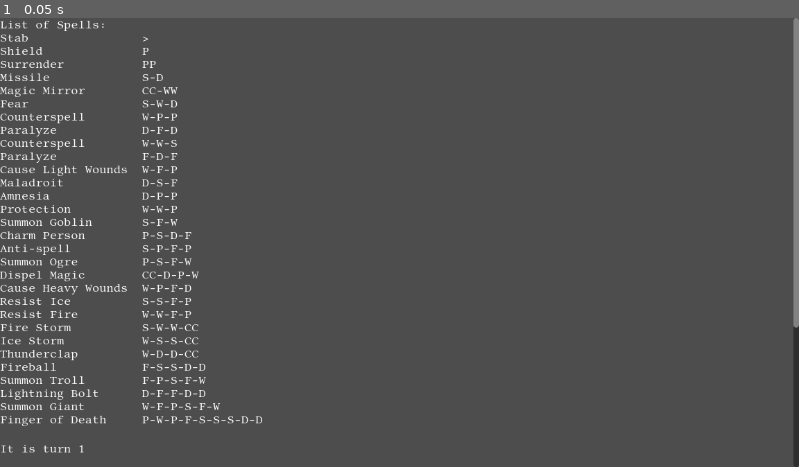
Above: before the commit, frame 1.
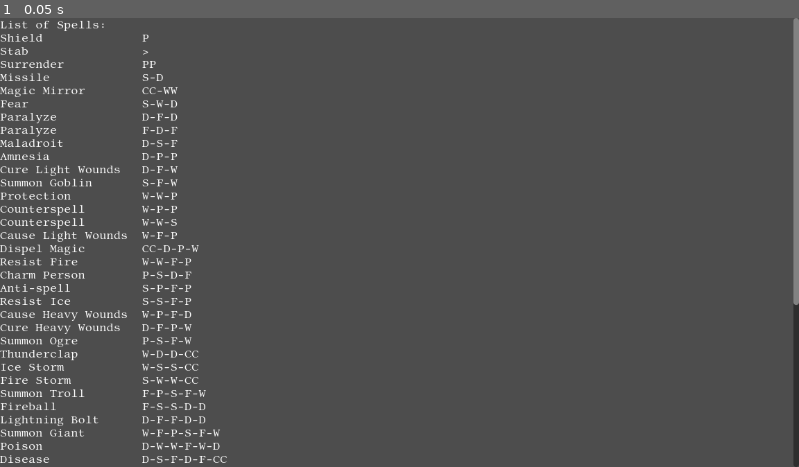
Above: after the commit, the same moment.

Repository: snhumphr/Wizard-Duels
Game: Godot game, scene res://game.tscn
Same seed, same stepped clock (60 frames per second), same inputs: the game is played once before the commit and once after it. This scene is started directly instead of the project's main scene.
Inputs:
- Up to frame 1 (0.05 s): no input

The runs differ from the first frame. In frame 1, 3.1% of the frame differs, in the area x 0-100%, y 3-100%.

Commit message:
Implements healing spells, as well as disease and poison

Diff:
--- a/Game.gd
+++ b/Game.gd
@@ -239,6 +239,9 @@
 					if not effect[0].permanent:
 						effect[1] -= 1
 						if effect[1] <= 0:
+							if effect[0].fatal:
+								turnLogQueue.append(entityArray[i].name + " succumbs to " + effect[0].name.to_lower() + "!")
+								entityArray[i].dead = 2
 							removeEffectList.append(effect[0].name)
 
 				for effect_name in removeEffectList:
@@ -500,6 +503,12 @@
 						var spellCheck = checkSpellInterference(spell, t)
 						if spellCheck == "":
 							turnLogQueue.append(t.name + " is healed for " + str(spell.intensity) + " damage.")
+							var cureList = []
+							for effect in t.effects:
+								if effect[0].curable != 0 and spell.intensity >= effect[0].curable:
+									cureList.append(effect[0].name)
+							for item in cureList:
+								t.removeEffect(item)
 							t.take_damage(spell.intensity * -1)
 						else:
 							turnLogQueue.append(spellCheck)
--- /dev/null
+++ b/resources/effects/disease.tres
@@ -0,0 +1,32 @@
+[gd_resource type="Resource" script_class="Effect" load_steps=2 format=3 uid="uid://xb0kgd4chphj"]
+
+[ext_resource type="Script" path="res://effect.gd" id="1_bt2hc"]
+
+[resource]
+script = ExtResource("1_bt2hc")
+name = "Disease"
+caster_id = -1
+is_silent = false
+permanent = false
+stackable = false
+hand = ""
+gesture = ""
+shield = false
+counterspell = false
+reflect = false
+fire_res = false
+cold_res = false
+invisibility = false
+surrender = false
+fatal = true
+curable = 2
+hex = false
+dispellable = true
+unstable = false
+anti_spell = false
+charm_person = false
+charm_monster = false
+fear = false
+paralysis = false
+maladroit = false
+amnesia = false
--- /dev/null
+++ b/resources/effects/poison.tres
@@ -0,0 +1,32 @@
+[gd_resource type="Resource" script_class="Effect" load_steps=2 format=3 uid="uid://bxinp6p7xxg8e"]
+
+[ext_resource type="Script" path="res://effect.gd" id="1_i4bsr"]
+
+[resource]
+script = ExtResource("1_i4bsr")
+name = "Poison"
+caster_id = -1
+is_silent = false
+permanent = false
+stackable = false
+hand = ""
+gesture = ""
+shield = false
+counterspell = false
+reflect = false
+fire_res = false
+cold_res = false
+invisibility = false
+surrender = false
+fatal = true
+curable = 99
+hex = false
+dispellable = true
+unstable = false
+anti_spell = false
+charm_person = false
+charm_monster = false
+fear = false
+paralysis = false
+maladroit = false
+amnesia = false
--- /dev/null
+++ b/resources/spells/enchantments/debuffs/disease.tres
@@ -0,0 +1,32 @@
+[gd_resource type="Resource" script_class="Spell" load_steps=2 format=3 uid="uid://bklkxsw13lhno"]
+
+[ext_resource type="Script" path="res://spells.gd" id="1_i73gf"]
+
+[resource]
+resource_name = "Shield"
+script = ExtResource("1_i73gf")
+name = "Disease"
+gestures = PackedStringArray("D", "S", "F", "D", "F", "CC")
+id = 0
+is_spell = true
+is_silent = false
+once_per_turn = false
+once_per_wizard = false
+once_per_duel = false
+mandatory = false
+hex = false
+fire_spell = false
+ice_spell = false
+dispellable = true
+counterable = true
+reflectable = true
+targetable = true
+blockable = false
+hostile = true
+requires_target = false
+can_target_corpses = false
+always_targets_self = false
+permanency_valid = false
+effect = 3
+effect_name = "Disease"
+intensity = 6
--- /dev/null
+++ b/resources/spells/enchantments/debuffs/poison.tres
@@ -0,0 +1,32 @@
+[gd_resource type="Resource" script_class="Spell" load_steps=2 format=3 uid="uid://bxwtgpijofkr"]
+
+[ext_resource type="Script" path="res://spells.gd" id="1_yuy4k"]
+
+[resource]
+resource_name = "Shield"
+script = ExtResource("1_yuy4k")
+name = "Poison"
+gestures = PackedStringArray("D", "W", "W", "F", "W", "D")
+id = 0
+is_spell = true
+is_silent = false
+once_per_turn = false
+once_per_wizard = false
+once_per_duel = false
+mandatory = false
+hex = false
+fire_spell = false
+ice_spell = false
+dispellable = true
+counterable = true
+reflectable = true
+targetable = true
+blockable = false
+hostile = true
+requires_target = false
+can_target_corpses = false
+always_targets_self = false
+permanency_valid = false
+effect = 3
+effect_name = "Poison"
+intensity = 6
--- /dev/null
+++ b/resources/spells/healing_spells/cure_heavy_wounds.tres
@@ -0,0 +1,32 @@
+[gd_resource type="Resource" script_class="Spell" load_steps=2 format=3 uid="uid://1kbrfm8uaswn"]
+
+[ext_resource type="Script" path="res://spells.gd" id="1_j4cts"]
+
+[resource]
+resource_name = "Cause Light Wounds"
+script = ExtResource("1_j4cts")
+name = "Cure Heavy Wounds"
+gestures = PackedStringArray("D", "F", "P", "W")
+id = 0
+is_spell = true
+is_silent = false
+once_per_turn = false
+once_per_wizard = false
+once_per_duel = false
+mandatory = false
+hex = false
+fire_spell = false
+ice_spell = false
+dispellable = true
+counterable = true
+reflectable = true
+targetable = true
+blockable = false
+hostile = false
+requires_target = false
+can_target_corpses = false
+always_targets_self = false
+permanency_valid = false
+effect = 5
+effect_name = "healed"
+intensity = 2
--- /dev/null
+++ b/resources/spells/healing_spells/cure_light_wounds.tres
@@ -0,0 +1,32 @@
+[gd_resource type="Resource" script_class="Spell" load_steps=2 format=3 uid="uid://jl2eia5wm4le"]
+
+[ext_resource type="Script" path="res://spells.gd" id="1_x0qd8"]
+
+[resource]
+resource_name = "Cause Light Wounds"
+script = ExtResource("1_x0qd8")
+name = "Cure Light Wounds"
+gestures = PackedStringArray("D", "F", "W")
+id = 0
+is_spell = true
+is_silent = false
+once_per_turn = false
+once_per_wizard = false
+once_per_duel = false
+mandatory = false
+hex = false
+fire_spell = false
+ice_spell = false
+dispellable = true
+counterable = true
+reflectable = true
+targetable = true
+blockable = false
+hostile = false
+requires_target = false
+can_target_corpses = false
+always_targets_self = false
+permanency_valid = false
+effect = 5
+effect_name = "healed"
+intensity = 1
